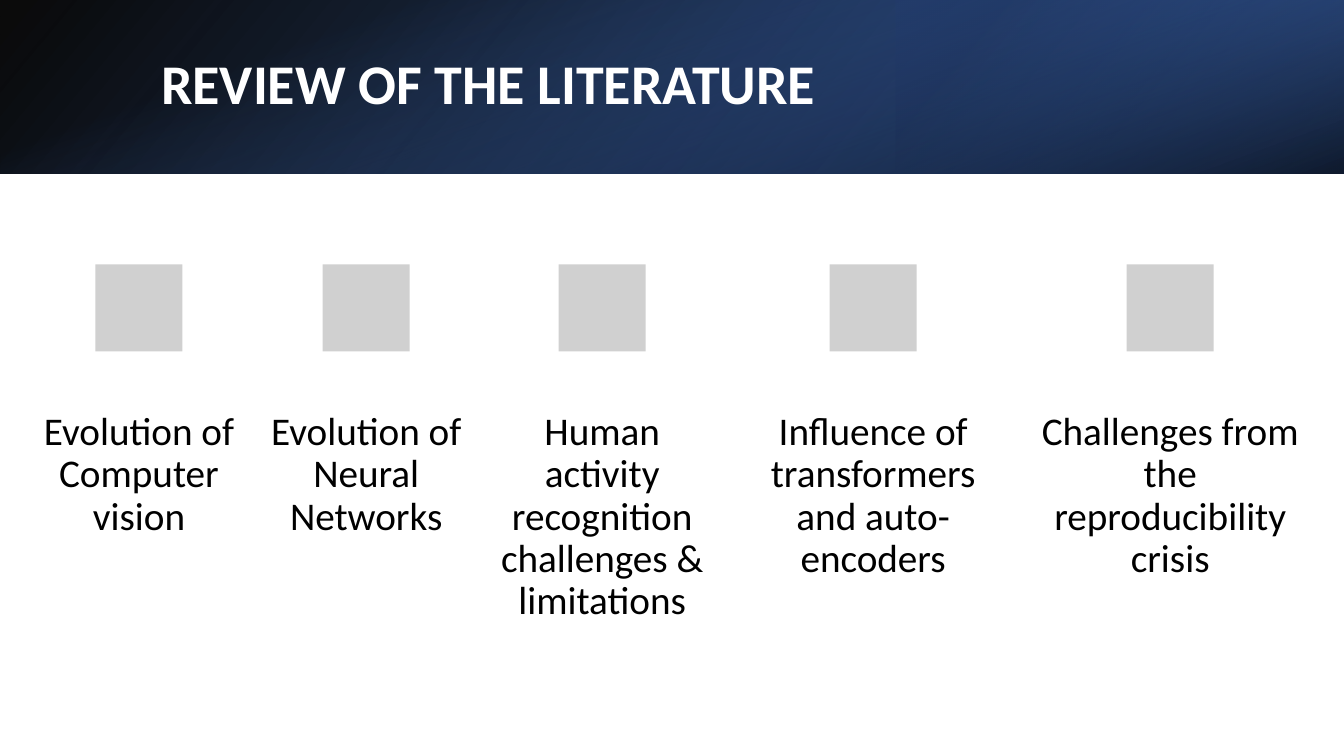
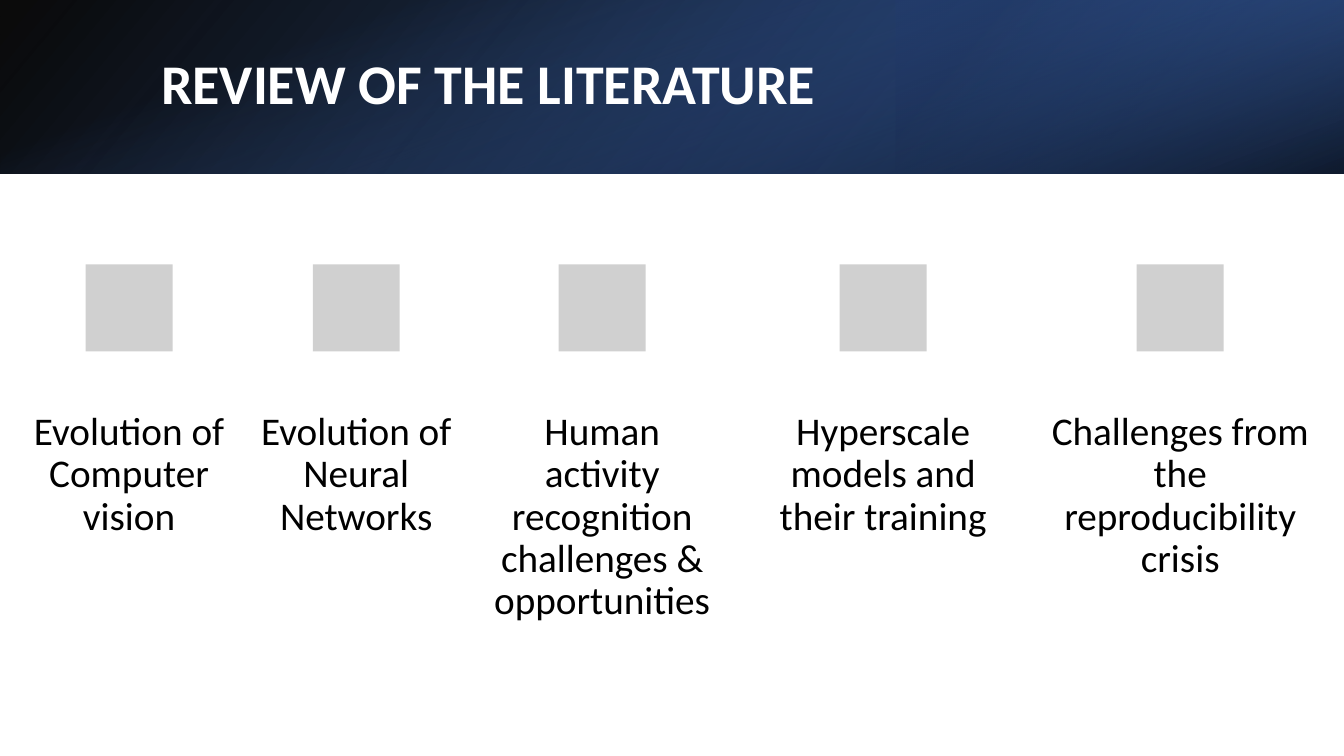
Before and after one commit to dr-natetorious/Dissertation, a slide deck: slide 6 of OralDefenseDeck.pptx. Drawn at 1344x756 pixels with LibreOffice and Linux fonts; fonts in the diff are those of the drawing; grey boxes stand for pictures; background and template pictures are left out. Boxes give left, top, right and bottom in pixels: in the first picture for what was removed or moved away, otherwise in the second. Text is boxed around its words. In the diff, an @@ line names an element or a change of style, - is before the commit and + after.

```diff
--- a/OralDefenseDeck.pptx
+++ b/OralDefenseDeck.pptx
@@ 2 pictures, 2 texts: place and size @@
-2 pictures, 2 texts at [44, 264, 462, 531]
+2 pictures, 2 texts at [34, 264, 452, 531]
@@ 2 pictures, 1 text: place and size @@
-2 pictures, 1 text at [830, 264, 1299, 573]
+2 pictures, 1 text at [840, 264, 1309, 573]
@@ text at [780, 417, 986, 537]: text changed @@
-Influence of transformers and auto-encoders
+Hyperscale
+models and their training
@@ text at [494, 420, 710, 621]: text changed @@
-Human activity recognition challenges & limitations
+Human activity recognition challenges & opportunities
```
Also in this commit, not shown: 4 other slides changed, 1 slide added, 1 slide removed, 1 other file.
